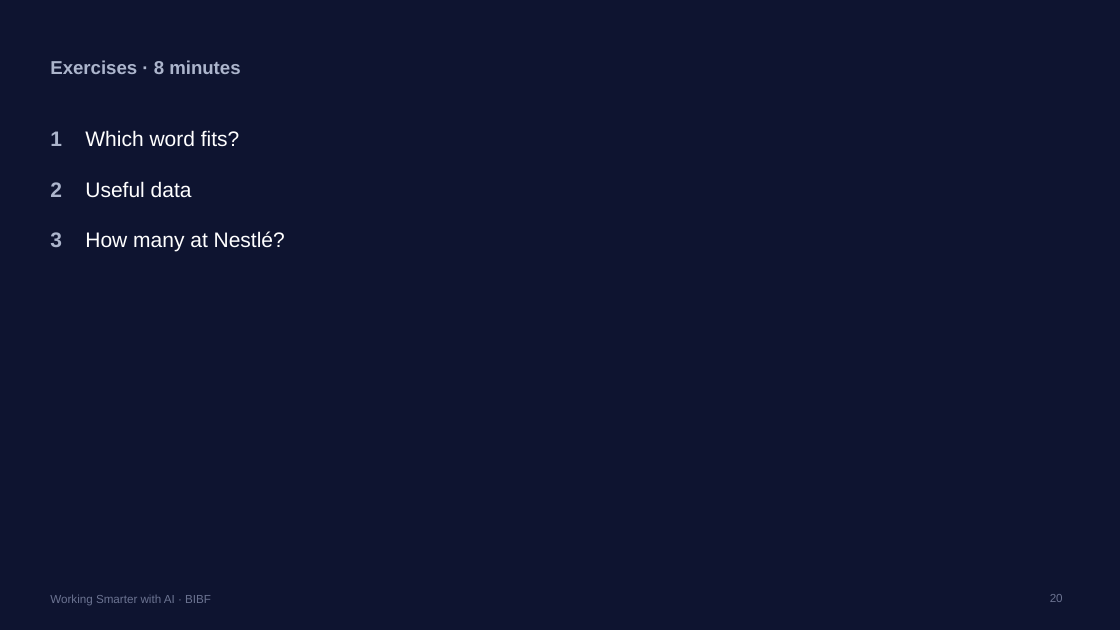
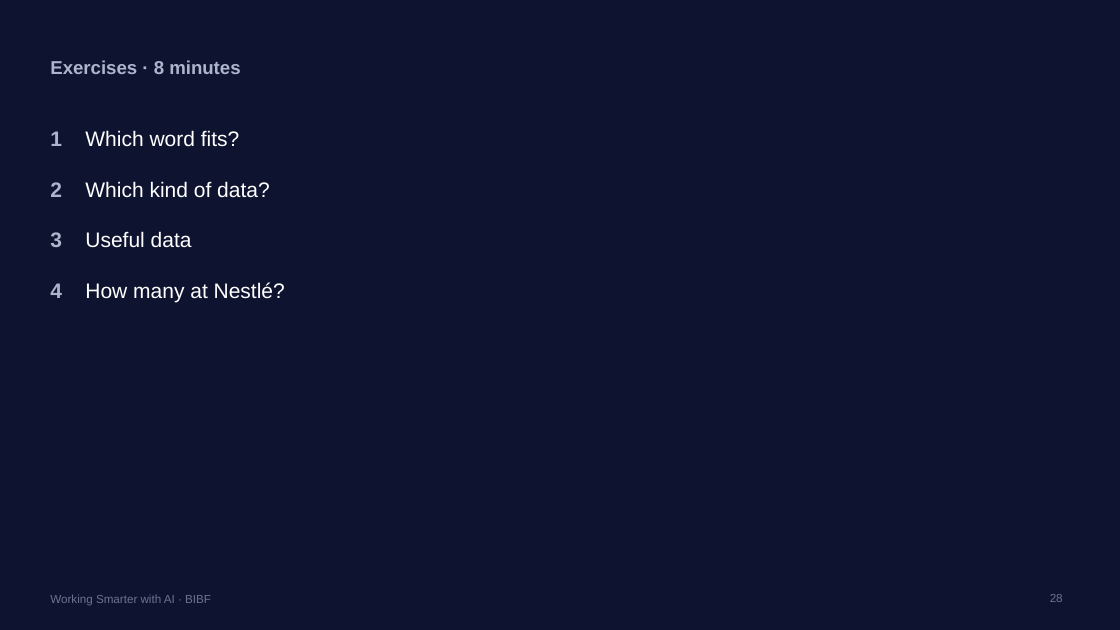
Before and after one commit to Iced377/bibf-arla, a slide deck: slide 28 of outputs/BIBF-Arla-Facilitator.pptx (slide 20 before the commit). Drawn at 1120x630 pixels with LibreOffice and Linux fonts; fonts in the diff are those of the drawing. Boxes give left, top, right and bottom in pixels: in the first picture for what was removed or moved away, otherwise in the second. Text is boxed around its words. In the diff, an @@ line names an element or a change of style, - is before the commit and + after.

```diff
--- a/outputs/BIBF-Arla-Facilitator.pptx
+++ b/outputs/BIBF-Arla-Facilitator.pptx
@@ text at [50, 181, 270, 198]: text changed @@
-2 Useful data
+2 Which kind of data?
@@ text at [50, 231, 192, 248]: text changed @@
-3 How many at Nestlé?
+3 Useful data
@@ text added at [50, 282, 285, 302], 18 pt, text #FFFFFF @@
+4 How many at Nestlé?
@@ page number at [1050, 594, 1063, 602]: text changed @@
-20
+28
```
Also in this commit, not shown: 15 other slides changed, 10 slides added, 15 other files.
